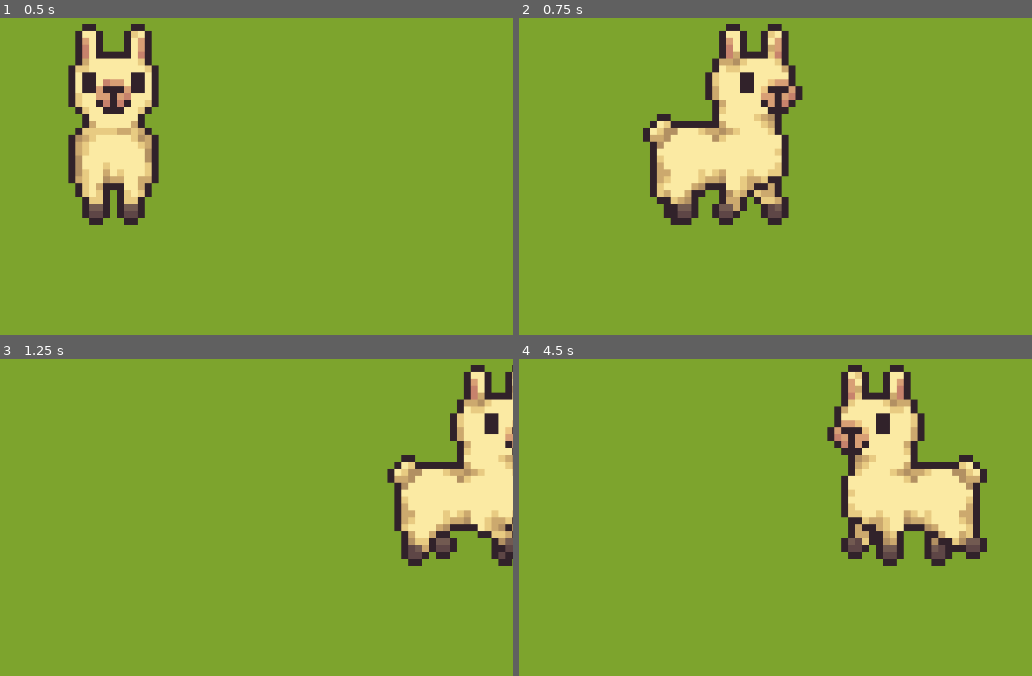
Above: before the commit, frames 1-4 (two rows, left to right).
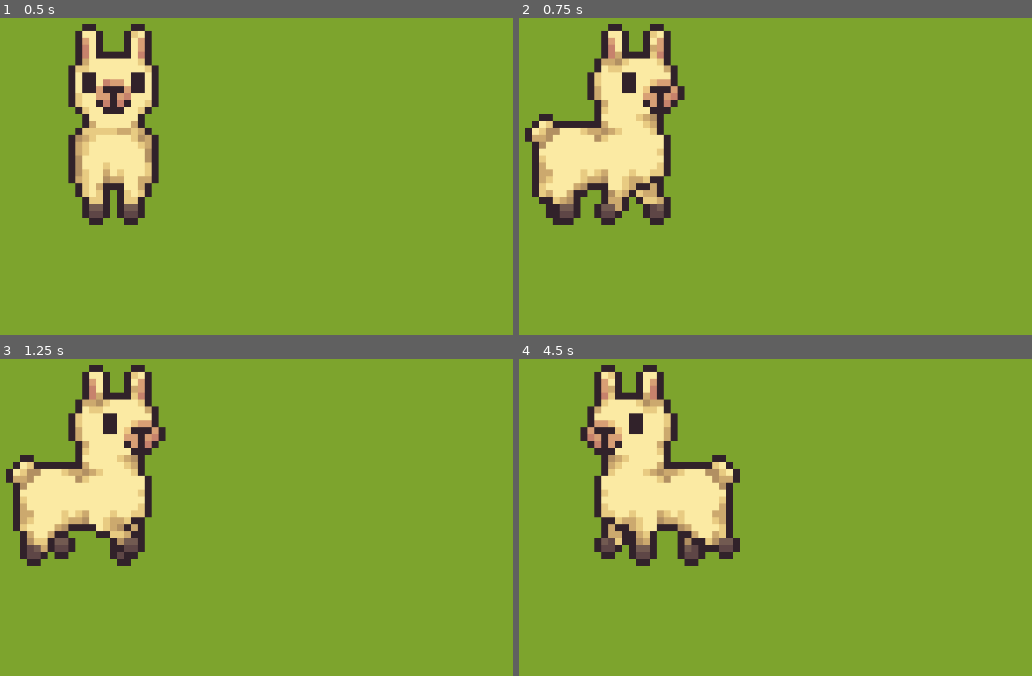
Above: after the commit, the same moments.

Repository: k4444th/ShearMadness_LlamaDrama
Game: Godot game, scene res://scenes/main.tscn
The game is run twice, just before and just after one commit, with the same random seed, the same clock (stepped at 60 frames per second) and the same inputs.
Inputs (mouse positions are in pixels of both pictures, inside the frame that each line leads up to):
- Up to frame 1 (0.5 s): no input
- Up to frame 2 (0.75 s): tap Enter at 0.5 s; move the mouse to (806, 87) at 0.52 s; hold D (Right) from 0.53 s (still down); click (806, 87) at 0.67 s
- Up to frame 3 (1.25 s): keep holding D (Right)
- Up to frame 4 (4.5 s): move the mouse to (outside the picture) at 1.27 s; release D (Right) at 1.28 s; hold S (Down) 1.28-2.03 s; click (outside the picture) at 1.42 s; move the mouse to (outside the picture) at 2.02 s; hold D (Right) 2.03-2.78 s; click (outside the picture) at 2.17 s; move the mouse to (590, 542) at 2.77 s; hold W (Up) 2.78-3.53 s; click (590, 542) at 2.92 s; tap Space at 3.5 s; move the mouse to (872, 517) at 3.52 s; hold A (Left) from 3.53 s (still down); click (872, 517) at 3.67 s; move the mouse to (outside the picture) at 4.27 s; click (outside the picture) at 4.42 s

Frame 1 is identical in both runs. In frame 2, 23% of the frame differs, in the area x 1-56%, y 1-66%; in frame 3, 22%; in frame 4, 25%, in the area x 11-92%, y 1-66%.

Commit message:
Basic Spit (Click and Spit)

Diff:
--- a/scenes/llama.tscn
+++ b/scenes/llama.tscn
@@ -5,63 +5,63 @@
 
 [sub_resource type="AtlasTexture" id="AtlasTexture_eufwj"]
 atlas = ExtResource("1_vn2n3")
-region = Rect2(0, 68, 33, 33)
+region = Rect2(0, 60, 31, 29)
 
 [sub_resource type="AtlasTexture" id="AtlasTexture_sxbn4"]
 atlas = ExtResource("1_vn2n3")
-region = Rect2(0, 0, 33, 33)
+region = Rect2(0, 0, 31, 29)
 
 [sub_resource type="AtlasTexture" id="AtlasTexture_6o2iv"]
 atlas = ExtResource("1_vn2n3")
-region = Rect2(0, 136, 33, 33)
+region = Rect2(0, 120, 31, 29)
 
 [sub_resource type="AtlasTexture" id="AtlasTexture_2y38o"]
 atlas = ExtResource("1_vn2n3")
-region = Rect2(0, 102, 33, 33)
+region = Rect2(0, 90, 31, 29)
 
 [sub_resource type="AtlasTexture" id="AtlasTexture_gcqys"]
 atlas = ExtResource("1_vn2n3")
-region = Rect2(34, 102, 33, 33)
+region = Rect2(32, 90, 31, 29)
 
 [sub_resource type="AtlasTexture" id="AtlasTexture_c22lg"]
 atlas = ExtResource("1_vn2n3")
-region = Rect2(68, 102, 33, 33)
+region = Rect2(64, 90, 31, 29)
 
 [sub_resource type="AtlasTexture" id="AtlasTexture_8hfjp"]
 atlas = ExtResource("1_vn2n3")
-region = Rect2(102, 102, 33, 33)
+region = Rect2(96, 90, 31, 29)
 
 [sub_resource type="AtlasTexture" id="AtlasTexture_x1618"]
 atlas = ExtResource("1_vn2n3")
-region = Rect2(0, 34, 33, 33)
+region = Rect2(0, 30, 31, 29)
 
 [sub_resource type="AtlasTexture" id="AtlasTexture_3qr4b"]
 atlas = ExtResource("1_vn2n3")
-region = Rect2(34, 34, 33, 33)
+region = Rect2(32, 30, 31, 29)
 
 [sub_resource type="AtlasTexture" id="AtlasTexture_plki1"]
 atlas = ExtResource("1_vn2n3")
-region = Rect2(68, 34, 33, 33)
+region = Rect2(64, 30, 31, 29)
 
 [sub_resource type="AtlasTexture" id="AtlasTexture_efc34"]
 atlas = ExtResource("1_vn2n3")
-region = Rect2(102, 34, 33, 33)
+region = Rect2(96, 30, 31, 29)
 
 [sub_resource type="AtlasTexture" id="AtlasTexture_0dq64"]
 atlas = ExtResource("1_vn2n3")
-region = Rect2(0, 170, 33, 33)
+region = Rect2(0, 150, 31, 29)
 
 [sub_resource type="AtlasTexture" id="AtlasTexture_ri7bb"]
 atlas = ExtResource("1_vn2n3")
-region = Rect2(34, 170, 33, 33)
+region = Rect2(32, 150, 31, 29)
 
 [sub_resource type="AtlasTexture" id="AtlasTexture_417xx"]
 atlas = ExtResource("1_vn2n3")
-region = Rect2(68, 170, 33, 33)
+region = Rect2(64, 150, 31, 29)
 
 [sub_resource type="AtlasTexture" id="AtlasTexture_g8duu"]
 atlas = ExtResource("1_vn2n3")
-region = Rect2(102, 170, 33, 33)
+region = Rect2(96, 150, 31, 29)
 
 [sub_resource type="SpriteFrames" id="SpriteFrames_oo2yi"]
 animations = [{
@@ -141,9 +141,25 @@
 "speed": 10.0
 }]
 
+[sub_resource type="CapsuleShape2D" id="CapsuleShape2D_eufwj"]
+radius = 6.0
+height = 28.0
+
 [node name="Llama" type="CharacterBody2D" unique_id=140628552]
 script = ExtResource("1_eufwj")
 
 [node name="Sprite" type="AnimatedSprite2D" parent="." unique_id=247545943]
+position = Vector2(0, 2)
 sprite_frames = SubResource("SpriteFrames_oo2yi")
 animation = &"idle_front"
+
+[node name="Shape" type="CollisionShape2D" parent="." unique_id=2034733071]
+position = Vector2(0, 2)
+shape = SubResource("CapsuleShape2D_eufwj")
+disabled = true
+
+[node name="DetectionArea" type="Area2D" parent="." unique_id=658882669]
+
+[node name="Hitbox" type="CollisionShape2D" parent="DetectionArea" unique_id=2124269258]
+position = Vector2(0, 2)
+shape = SubResource("CapsuleShape2D_eufwj")
--- a/scenes/main.tscn
+++ b/scenes/main.tscn
@@ -1,8 +1,10 @@
 [gd_scene format=3 uid="uid://r80mygto7gm8"]
 
+[ext_resource type="Script" uid="uid://b8erfjdo2u32b" path="res://scripts/main.gd" id="1_0wfyh"]
 [ext_resource type="PackedScene" uid="uid://ofgjuw6vf761" path="res://scenes/llama.tscn" id="1_o5qli"]
 
 [node name="Main" type="Node2D" unique_id=727337923]
+script = ExtResource("1_0wfyh")
 
 [node name="CanvasLayer" type="CanvasLayer" parent="." unique_id=305592822]
 layer = -1
@@ -17,5 +19,6 @@
 
 [node name="Llama" parent="." unique_id=140628552 instance=ExtResource("1_o5qli")]
 
-[node name="Camera" type="Camera2D" parent="." unique_id=1891199678]
+[node name="Camera" type="Camera2D" parent="Llama" unique_id=1891199678]
 zoom = Vector2(10, 10)
+limit_enabled = false
--- /dev/null
+++ b/scenes/spit.tscn
@@ -0,0 +1,80 @@
+[gd_scene format=3 uid="uid://273hogbh6155"]
+
+[ext_resource type="Texture2D" uid="uid://gss2xnvvqvkv" path="res://assets/Spit.png" id="1_aahm3"]
+[ext_resource type="Script" uid="uid://cbwn0jujtor5u" path="res://scripts/spit.gd" id="1_c4fow"]
+
+[sub_resource type="AtlasTexture" id="AtlasTexture_c4fow"]
+atlas = ExtResource("1_aahm3")
+region = Rect2(0, 0, 36, 36)
+
+[sub_resource type="AtlasTexture" id="AtlasTexture_1fhrs"]
+atlas = ExtResource("1_aahm3")
+region = Rect2(37, 0, 36, 36)
+
+[sub_resource type="AtlasTexture" id="AtlasTexture_03rlv"]
+atlas = ExtResource("1_aahm3")
+region = Rect2(74, 0, 36, 36)
+
+[sub_resource type="AtlasTexture" id="AtlasTexture_lq0kn"]
+atlas = ExtResource("1_aahm3")
+region = Rect2(111, 0, 36, 36)
+
+[sub_resource type="AtlasTexture" id="AtlasTexture_3yca0"]
+atlas = ExtResource("1_aahm3")
+region = Rect2(148, 0, 36, 36)
+
+[sub_resource type="AtlasTexture" id="AtlasTexture_j3acy"]
+atlas = ExtResource("1_aahm3")
+region = Rect2(185, 0, 36, 36)
+
+[sub_resource type="AtlasTexture" id="AtlasTexture_cjnvt"]
+atlas = ExtResource("1_aahm3")
+region = Rect2(222, 0, 36, 36)
+
+[sub_resource type="SpriteFrames" id="SpriteFrames_ntg34"]
+animations = [{
+"frames": [{
+"duration": 1.0,
+"texture": SubResource("AtlasTexture_c4fow")
+}, {
+"duration": 1.0,
+"texture": SubResource("AtlasTexture_1fhrs")
+}, {
+"duration": 1.0,
+"texture": SubResource("AtlasTexture_03rlv")
+}, {
+"duration": 1.0,
+"texture": SubResource("AtlasTexture_lq0kn")
+}, {
+"duration": 1.0,
+"texture": SubResource("AtlasTexture_3yca0")
+}, {
+"duration": 1.0,
+"texture": SubResource("AtlasTexture_j3acy")
+}, {
+"duration": 1.0,
+"texture": SubResource("AtlasTexture_cjnvt")
+}],
+"loop": false,
+"name": &"launch",
+"speed": 20.0
+}]
+
+[sub_resource type="CircleShape2D" id="CircleShape2D_1fhrs"]
+radius = 5.0
+
+[node name="Spit" type="CharacterBody2D" unique_id=1828263326]
+script = ExtResource("1_c4fow")
+
+[node name="Sprite" type="AnimatedSprite2D" parent="." unique_id=2140545595]
+sprite_frames = SubResource("SpriteFrames_ntg34")
+animation = &"launch"
+
+[node name="Shape" type="CollisionShape2D" parent="." unique_id=66235785]
+shape = SubResource("CircleShape2D_1fhrs")
+disabled = true
+
+[node name="DetectionArea" type="Area2D" parent="." unique_id=1698626036]
+
+[node name="Hitbox" type="CollisionShape2D" parent="DetectionArea" unique_id=1769423734]
+shape = SubResource("CircleShape2D_1fhrs")
--- a/scripts/llama.gd
+++ b/scripts/llama.gd
@@ -37,7 +37,6 @@
 		animationString += "front"
 
 	sprite.play(animationString)
-	print(animationString)
 
 func moveSprite():
 	velocity = direction * speed
--- /dev/null
+++ b/scripts/main.gd
@@ -0,0 +1,14 @@
+extends Node2D
+
+# Nodes (onrady)
+@onready var lama := $Llama
+
+# Scenes (onrady)
+@onready var spitScene := preload("res://scenes/spit.tscn")
+
+func _input(event):
+	if event is InputEventMouseButton and event.pressed == true and lama.direction == Vector2.ZERO:
+		var spitInstance = spitScene.instantiate()
+		add_child(spitInstance)
+		spitInstance.global_position = lama.global_position
+		spitInstance.launch(lama.get_global_mouse_position())
--- /dev/null
+++ b/scripts/spit.gd
@@ -0,0 +1,27 @@
+extends CharacterBody2D
+
+# Movement variables
+var spitTargetPos: Vector2
+var speed = 100
+var maxSpeed = 500
+
+# Nodes (onrady)
+@onready var sprite := $Sprite
+
+func _physics_process(_delta: float) -> void:
+	var direction = spitTargetPos - global_position
+
+	if direction.length() > 5:
+		velocity = (spitTargetPos - global_position).normalized() * speed
+		if speed < maxSpeed:
+			speed *= 1.05
+		move_and_slide()
+	else:
+		queue_free()
+
+func launch(targetPos: Vector2) -> void:
+	spitTargetPos = targetPos
+	visible = true
+	sprite.play("launch")
+	velocity = (targetPos - global_position).normalized() * speed
+	rotation = velocity.angle()
Binary file changed: assets/Lama.png
Binary file added: assets/Spit.png
Not shown, added: assets/Spit.png.import
Not shown, added: scripts/main.gd.uid
Not shown, added: scripts/spit.gd.uid
